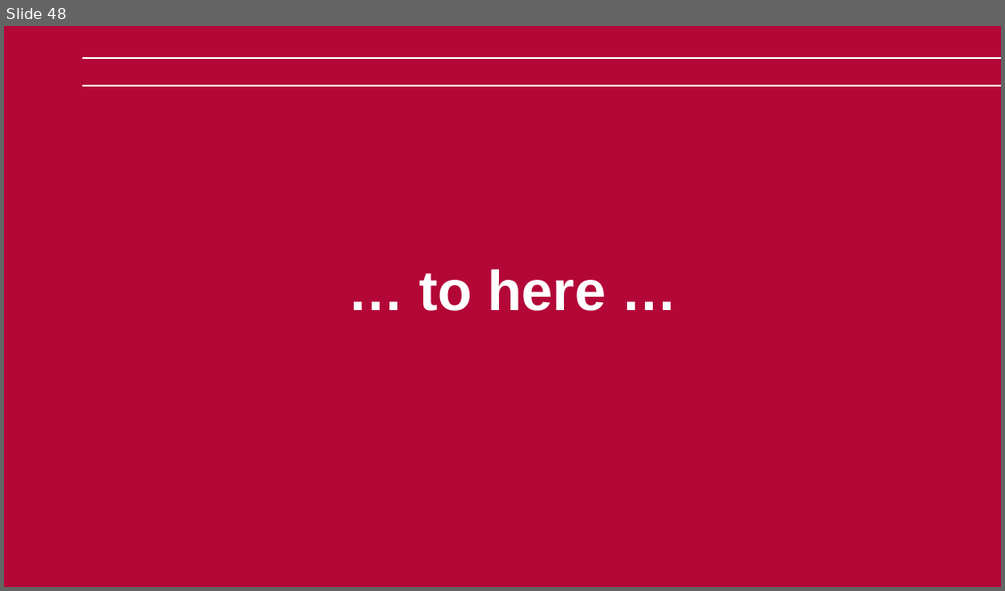
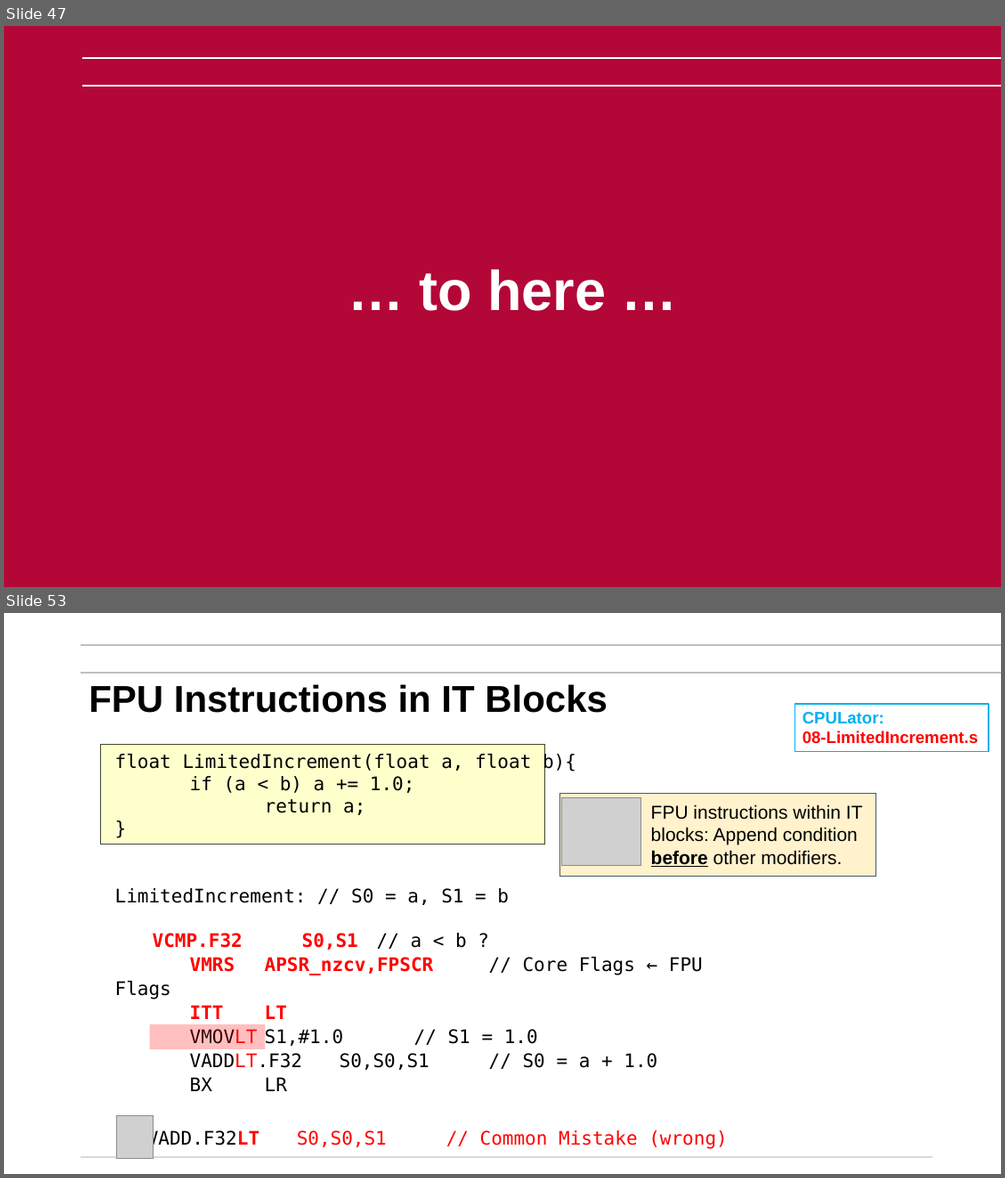
Before and after one commit to mikegrace2/CSEN20-Fall2026-Course-Website, a slide deck: Week08_FloatingPoint/Ch09_Getting Started with Floating Point_V4.pptx. Shown one above the other, each under a label of ours: slide 48 before the commit, slides 47 and 53 after it; the slides between them are not shown. The pictures are 1005x591 and 1005x1178 pixels, drawn with LibreOffice and Linux fonts; fonts in the diff are those of the drawing; grey boxes stand for pictures; background and template pictures are left out. Boxes give left, top, right and bottom in pixels: in the first picture for what was removed or moved away, otherwise in the second. Text is boxed around its words. In the diff, an @@ line names an element or a change of style, - is before the commit and + after.

```diff
--- a/Week08_FloatingPoint/Ch09_Getting Started with Floating Point_V4.pptx
+++ b/Week08_FloatingPoint/Ch09_Getting Started with Floating Point_V4.pptx
@@ slide 53 added at box(4, 613, 1001, 1174), background #FFFFFF @@
@@ line added from (81, 644) to (1001, 644), #BFBFBF 1.5 pt @@
@@ line added from (81, 673) to (1001, 673), #BFBFBF 1.5 pt @@
@@ title added at box(89, 684, 607, 713), 36 pt, text #000000, bold @@
+FPU Instructions in IT Blocks
@@ rectangle added at box(795, 704, 989, 751), outline #00B0F0 1.5 pt, 16 pt, text #FF0000, bold @@
+CPULator:
+08-LimitedIncrement.s
@@ rectangle added at box(101, 744, 544, 844), fill #FFFFCC, outline #424B30 1 pt @@
@@ text added at box(115, 753, 703, 1091), 18 pt, text #000000 @@
+float LimitedIncrement(float a, float b){
+if (a < b) a += 1.0;
+return a;
+}
+LimitedIncrement: // S0 = a, S1 = b
+  VCMP.F32 S0,S1 // a < b ?
+VMRS APSR_nzcv,FPSCR // Core Flags ← FPU Flags
+ITT LT
+VMOVLT S1,#1.0 // S1 = 1.0
+VADDLT.F32 S0,S0,S1 // S0 = a + 1.0
+BX LR
@@ rectangle added at box(559, 793, 876, 876), fill #FFF2CC, outline #495764 0.5 pt, 18 pt, text #000000 @@
+  FPU instructions within IT blocks: Append condition before other modifiers.
@@ picture added at box(562, 797, 641, 866) @@
@@ rectangle added at box(150, 1024, 266, 1049), fill #FF0000 at 25% opacity @@
@@ picture added at box(116, 1116, 153, 1159) @@
@@ text added at box(147, 1129, 727, 1149), 18 pt, text #FF0000 @@
+VADD.F32LT S0,S0,S1 // Common Mistake (wrong)
@@ line added from (81, 1158) to (933, 1158), #D9D9D9 1.5 pt @@
@@ what was slide 48 is now slide 47 @@
```
Also in this commit, not shown: 17 other slides added.
